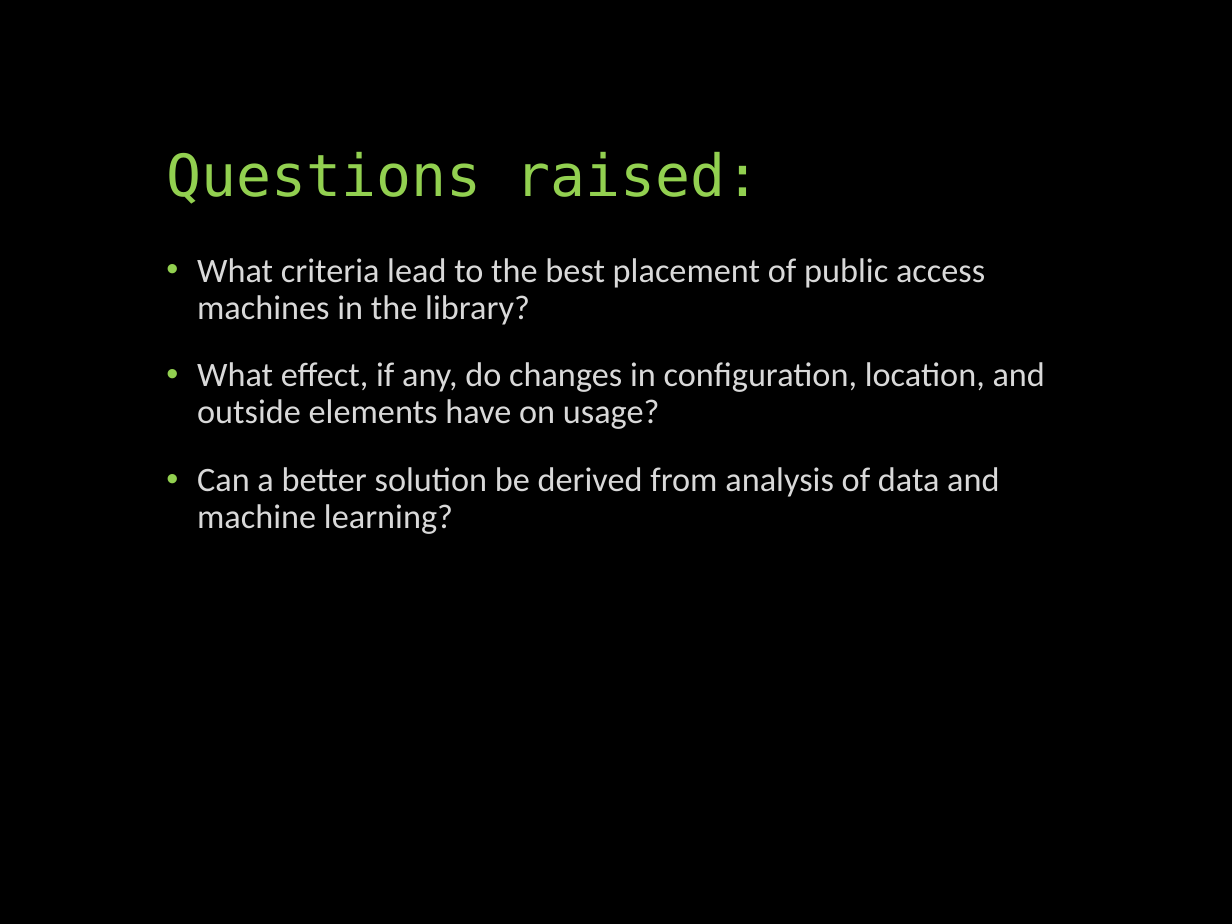
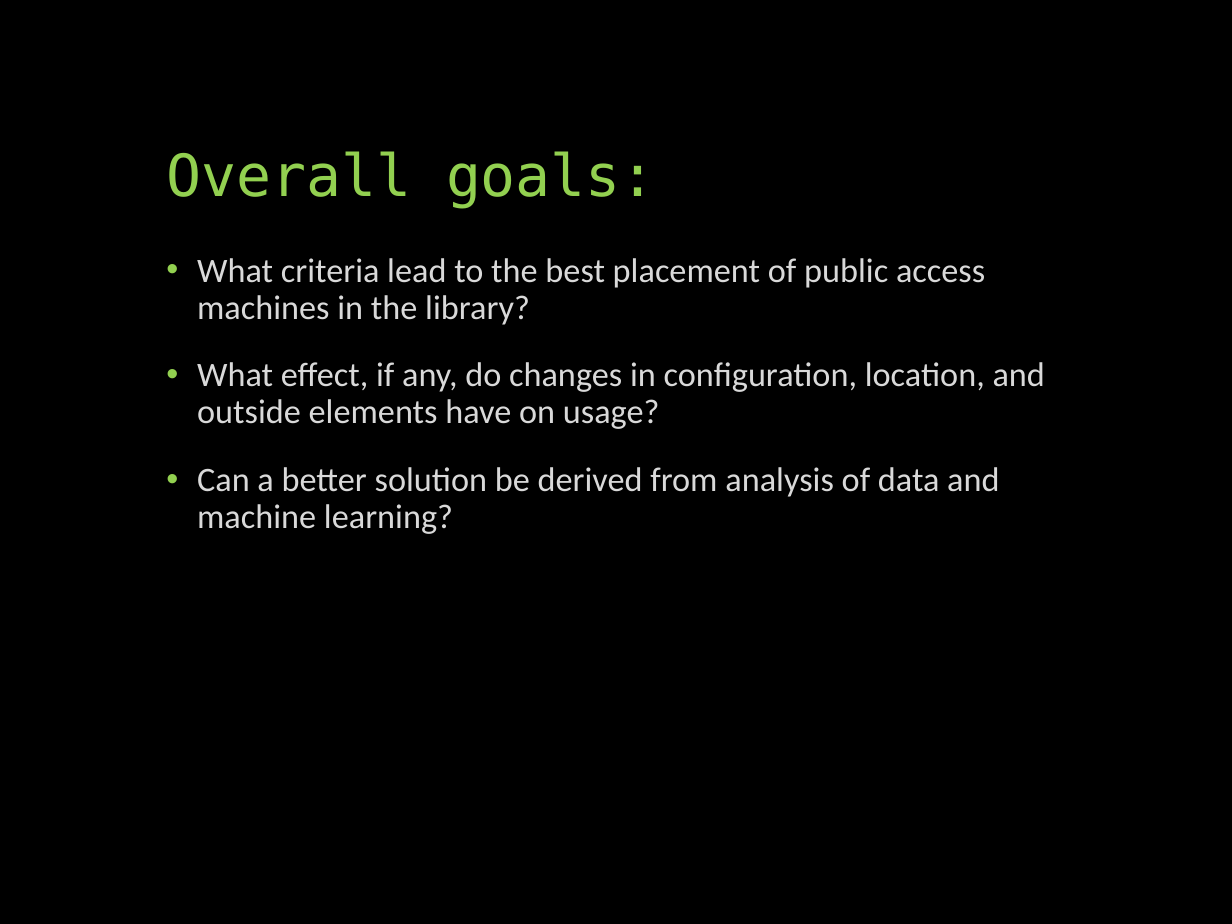
Before and after one commit to UNCG-CSE/Library-Computer-Usage-Analysis, a slide deck: slide 2 of docs/Computers in the Libraries.pptx. Drawn at 1232x924 pixels with LibreOffice and Linux fonts; fonts in the diff are those of the drawing. Boxes give left, top, right and bottom in pixels: in the first picture for what was removed or moved away, otherwise in the second. Text is boxed around its words. In the diff, an @@ line names an element or a change of style, - is before the commit and + after.

```diff
--- a/docs/Computers in the Libraries.pptx
+++ b/docs/Computers in the Libraries.pptx
@@ title at (166, 151, 656, 209): text changed @@
-Questions raised:
+Overall goals:
```
Also in this commit, not shown: 1 other slide changed, 2 slides added, 7 slides removed.
